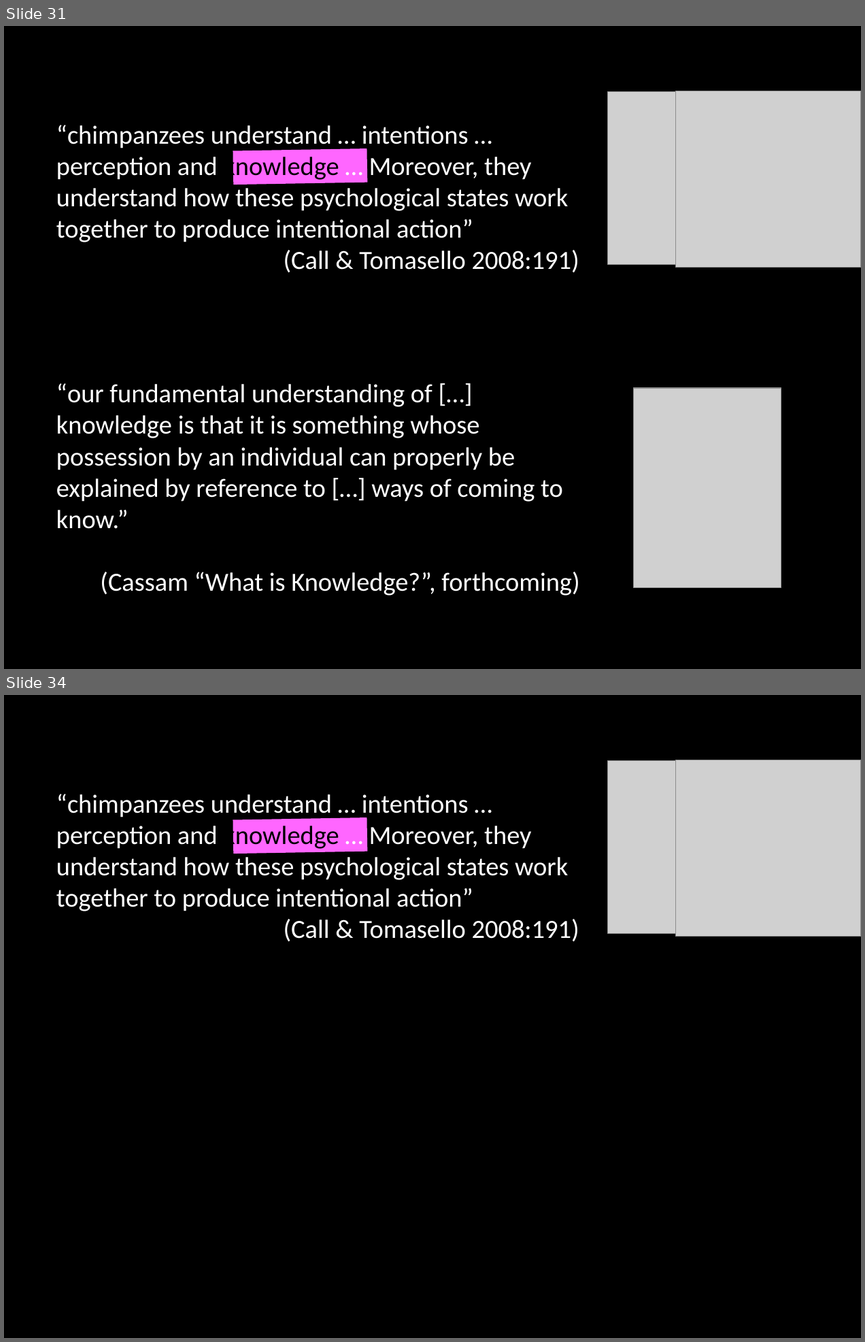
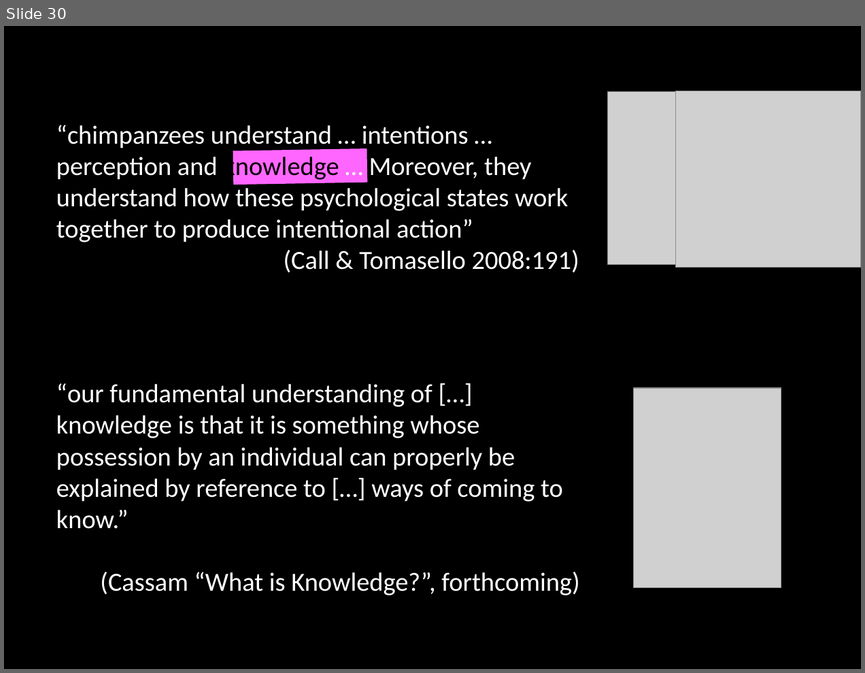
Before and after one commit to butterfill/minimal-theory-of-mind-cuny, a slide deck: minimal theory of mind cuny 03.pptx. Shown one above the other, each under a label of ours: slides 31 and 34 before the commit, slide 30 after it; the slides between them are not shown. The pictures are 865x1342 and 865x673 pixels, drawn with LibreOffice and Linux fonts; fonts in the diff are those of the drawing; grey boxes stand for pictures. Boxes give left, top, right and bottom in pixels: in the first picture for what was removed or moved away, otherwise in the second. Text is boxed around its words. In the diff, an @@ line names an element or a change of style, - is before the commit and + after.

```diff
--- a/minimal theory of mind cuny 03.pptx
+++ b/minimal theory of mind cuny 03.pptx
@@ slide 34 removed at (x1=4, y1=695, x2=861, y2=1338), background #000000 @@
@@ picture removed at (x1=608, y1=761, x2=738, y2=934) @@
@@ picture removed at (x1=676, y1=760, x2=861, y2=936) @@
@@ text removed at (x1=56, y1=794, x2=579, y2=941) @@
-“chimpanzees understand … intentions … perception and knowledge … Moreover, they understand how these psychological states work together to produce intentional action”
-(Call & Tomasello 2008:191)
@@ rectangle removed at (x1=232, y1=817, x2=366, y2=853) @@
@@ what was slide 31 is now slide 30 @@
```
Also in this commit, not shown: 2 slides changed, 11 slides added, 16 other slides removed, 5 other files.
